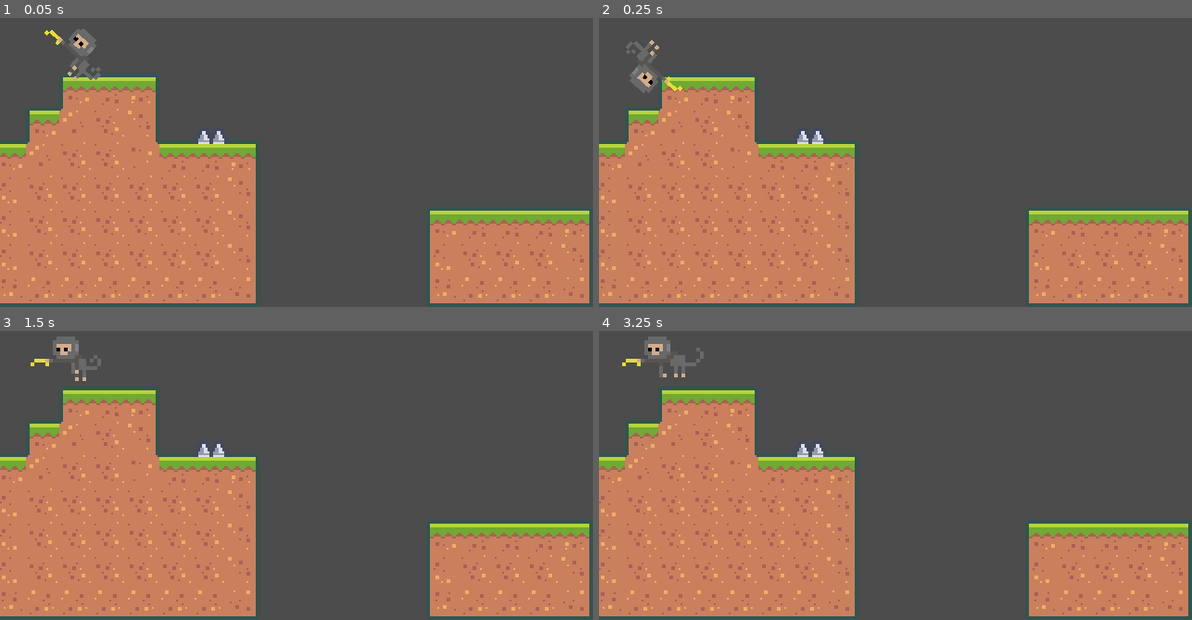
Above: before the commit, frames 1-4 (two rows, left to right).
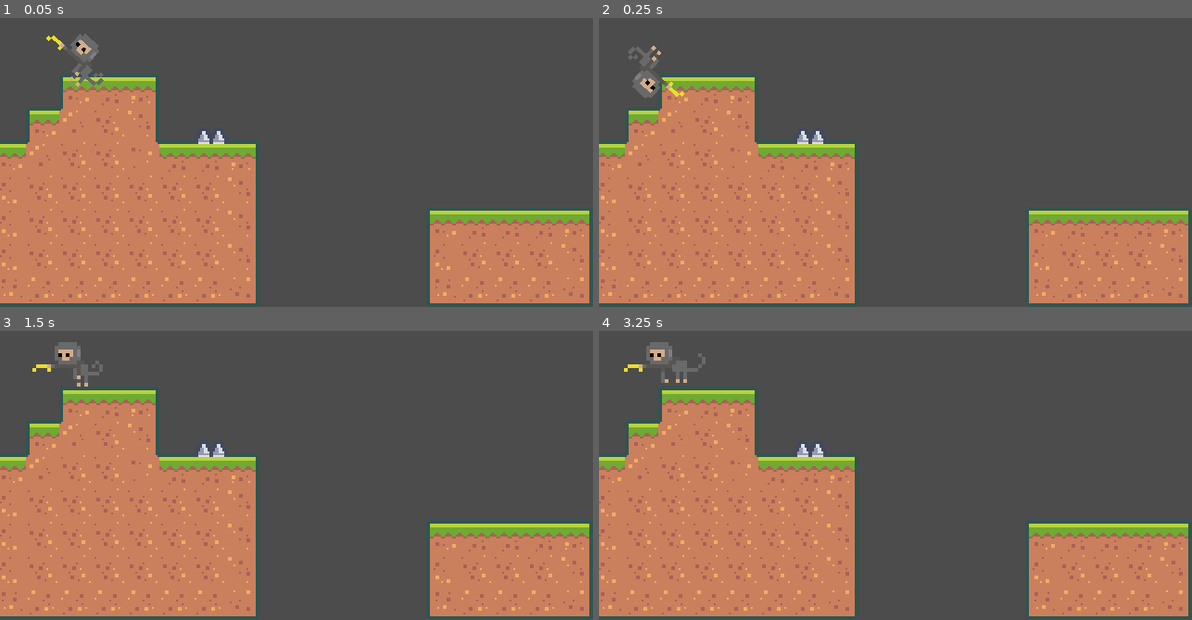
Above: after the commit, the same moments.

Repository: lWardenl/Godot-Platformer2D
Game: Godot game, scene res://Assets/Scenes/BaseLevel.tscn
Same seed, same stepped clock (60 frames per second), same inputs: the game is played once before the commit and once after it. This scene is started directly instead of the project's main scene.
Inputs:
- Up to frame 1 (0.05 s): no input
- Up to frame 2 (0.25 s): no input
- Up to frame 3 (1.5 s): hold D (move_right) from 0.53 s (still down); tap G (shoot) at 0.6, 1.35 s; tap F (jump) at 0.77 s
- Up to frame 4 (3.25 s): tap F (jump) at 1.52, 3.02 s; tap Enter at 2 s; release D (move_right) at 2.03 s; hold A (move_left) from 2.03 s (still down); tap G (shoot) at 2.1, 2.85 s

The runs differ from the first frame. In frame 1, 0.5% of the frame differs, in the area x 7-18%, y 3-24%; in frame 2, 0.6%; in frame 3, 0.5%; in frame 4, 0.6%, in the area x 3-18%, y 1-18%.
Error in both runs: Attempt to call function 'connect' in base 'null instance' on a null instance.

Commit message:
fix player collider

Diff:
--- a/Assets/Scenes/Player.tscn
+++ b/Assets/Scenes/Player.tscn
@@ -65,13 +65,12 @@
 position = Vector2( -3, 1.5 )
 scale = Vector2( -1, 1 )
 frames = SubResource( 2 )
-animation = "Revive"
-frame = 1
+animation = "Idle"
 playing = true
 offset = Vector2( 0, -4 )
 
 [node name="CollisionShape2D" type="CollisionShape2D" parent="."]
-position = Vector2( 0, -2.5 )
+position = Vector2( 0, -4 )
 shape = SubResource( 5 )
 
 [node name="Hazard Area" type="Area2D" parent="."]
@@ -80,5 +79,5 @@
 collision_mask = 16384
 
 [node name="CollisionShape2D" type="CollisionShape2D" parent="Hazard Area"]
-position = Vector2( 3, -7.25 )
+position = Vector2( 3.5, -9.25 )
 shape = SubResource( 4 )
